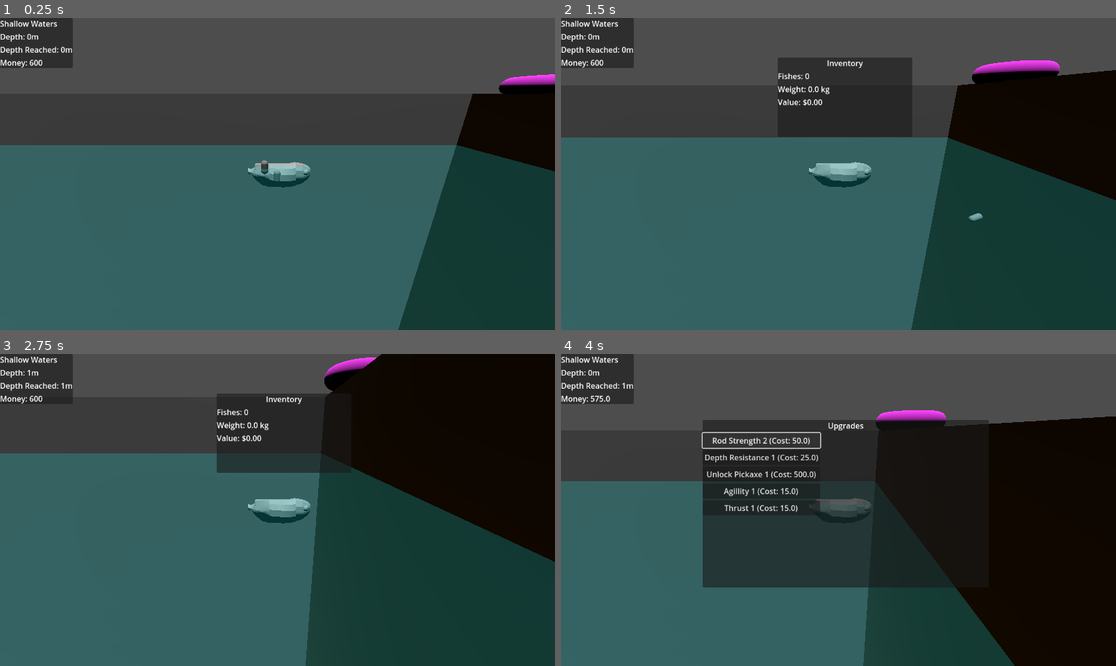
Above: before the commit, frames 1-4 (two rows, left to right).
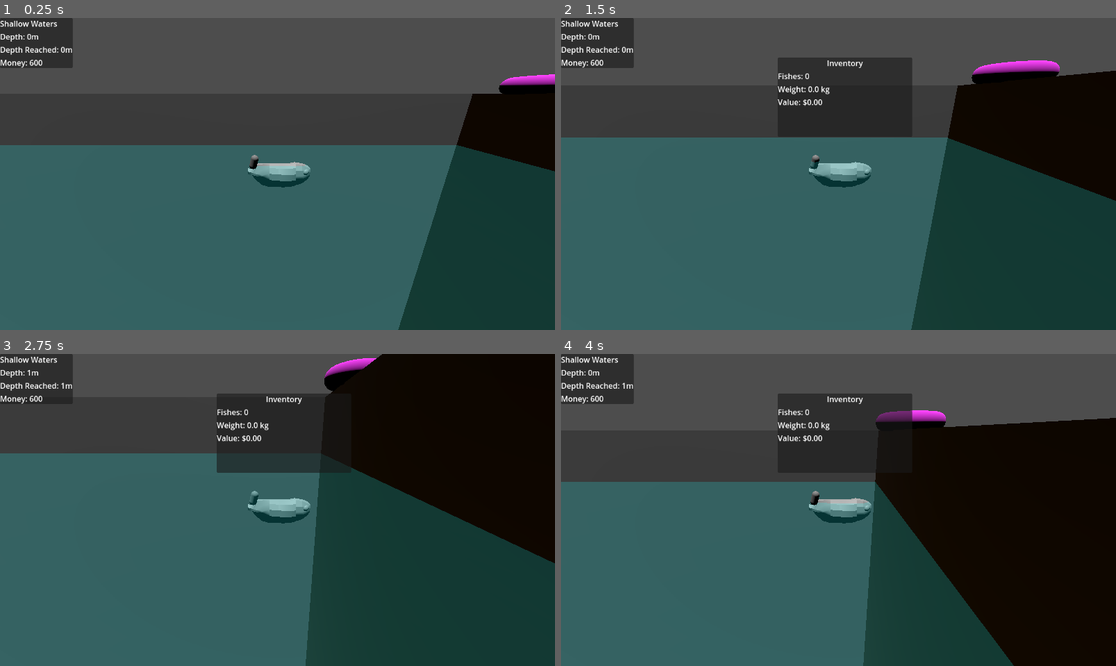
Above: after the commit, the same moments.

Repository: manusfishy/too-fishy
Game: Godot game, scene res://scenes/main_scene.tscn
Same seed, same stepped clock (60 frames per second), same inputs: the game is played once before the commit and once after it.
Inputs (mouse positions are in pixels of both pictures, inside the frame that each line leads up to):
- Up to frame 1 (0.25 s): no input
- Up to frame 2 (1.5 s): tap Enter at 0.5 s; move the mouse to (960, 158) at 0.52 s; press the mouse at (960, 158) at 0.53 s; hold Right (move_right) 0.53-1.28 s; move the mouse to (727, 189) at 1.27 s; release the mouse at (727, 189) at 1.28 s; hold Down (move_down) from 1.28 s (still down); tap Tab (inv_toggle) at 1.35 s
- Up to frame 3 (2.75 s): click (166, 525) at 1.55 s; move the mouse to (333, 441) at 2.02 s; release Down (move_down) at 2.03 s; press the mouse at (333, 441) at 2.03 s; hold Right (move_right) from 2.03 s (still down)
- Up to frame 4 (4 s): move the mouse to (810, 572) at 2.77 s; release Right (move_right) at 2.78 s; release the mouse at (810, 572) at 2.78 s; hold Up (move_up) 2.78-3.5 s; click (810, 572) at 2.85 s; click (760, 441) at 3.5 s, where only the run before the commit has a clickable "Rod Strength 1 (Cost: 25.0)"

The runs differ from the first frame. In frame 1, 0.1% of the frame differs, in the area x 44-51%, y 43-53%; in frame 2, 0.2%; in frame 3, 0.2%; in frame 4, 15%, in the area x 0-100%, y 12-100%.

Commit message:
trying to make hook

Diff:
--- /dev/null
+++ b/scenes/hook_pivot.tscn
@@ -0,0 +1,3 @@
+[gd_scene format=3 uid="uid://c7ns2pm1vqca"]
+
+[node name="hookPivot" type="Node3D"]
--- a/scenes/player.tscn
+++ b/scenes/player.tscn
@@ -27,32 +27,23 @@
 [node name="Camera3D" type="Camera3D" parent="."]
 transform = Transform3D(1, 0, 0, 0, 0.935049, 0.35452, 0, -0.35452, 0.935049, 0, 2.39688, 5.76341)
 
-[node name="hook" type="RigidBody3D" parent="."]
-transform = Transform3D(1, 0, 0, 0, 1, 0, 0, 0, 1, -0.366111, 0.684915, 0.292612)
-physics_material_override = SubResource("PhysicsMaterial_qhqgy")
-script = ExtResource("2_g2els")
-
-[node name="hook mesh" type="MeshInstance3D" parent="hook"]
-transform = Transform3D(0.2, 0, 0, 0, 0.2, 0, 0, 0, 0.2, 0, -0.156422, 0)
-mesh = SubResource("CapsuleMesh_dqkch")
-skeleton = NodePath("../..")
-
-[node name="CollisionShape3D" type="CollisionShape3D" parent="hook"]
-transform = Transform3D(0.2, 0, 0, 0, 0.2, 0, 0, 0, 0.2, 0, 0, 0)
-shape = SubResource("CylinderShape3D_qlg0r")
-
-[node name="rope" type="RigidBody3D" parent="."]
-transform = Transform3D(1, 0, 0, 0, 1, 0, 0, 0, 1, -0.366111, 0.684915, 0.292612)
-physics_material_override = SubResource("PhysicsMaterial_qhqgy")
-
-[node name="rope" type="MeshInstance3D" parent="rope"]
-transform = Transform3D(0.2, 0, 0, 0, 0.2, 0, 0, 0, 0.2, 0.350942, -0.156422, 0)
-mesh = SubResource("CapsuleMesh_dqkch")
-skeleton = NodePath("../..")
-
 [node name="Pivot" type="Node3D" parent="."]
 transform = Transform3D(20, 0, 0, 0, 20, 0, 0, 0, 20, 0, 0.155944, 0)
 
 [node name="submarine" parent="Pivot" instance=ExtResource("2_qhqgy")]
 
+[node name="hook" type="RigidBody3D" parent="."]
+transform = Transform3D(-0.968605, 0.248605, 0, -0.248605, -0.968605, 0, 0, 0, 1, -0.621571, 0.645113, 0.645601)
+physics_material_override = SubResource("PhysicsMaterial_dqkch")
+script = ExtResource("2_g2els")
+
+[node name="hook mesh" type="MeshInstance3D" parent="hook"]
+transform = Transform3D(0.170834, 0.0974581, -0.0362987, -0.0890701, 0.173146, 0.0456837, 0.0536861, -0.022856, 0.191299, -0.0268681, -0.125002, -0.0539815)
+mesh = SubResource("CapsuleMesh_qlg0r")
+skeleton = NodePath("../..")
+
+[node name="CollisionShape3D" type="CollisionShape3D" parent="hook"]
+transform = Transform3D(0.170322, 0.104836, 0, -0.104836, 0.170322, 0, 0, 0, 0.2, -0.0592441, -0.162764, -0.0526057)
+shape = SubResource("CylinderShape3D_tuyoq")
+
 [connection signal="body_entered" from="hook" to="hook" method="_on_body_entered"]
--- a/scripts/hook.gd
+++ b/scripts/hook.gd
@@ -1,9 +1,41 @@
 extends RigidBody3D
 
+# Rotation sensitivity (only for y-axis now)
+@export var rotation_sensitivity: float = 0.11
+var is_hooked: bool = false
+
+func _ready():
+	# Disable physics initially
+	freeze = true
+	# Disable gravity
+	gravity_scale = 0.0
+	print("Parent is: ", get_parent().name)
+
+func _input(event):
+	if event is InputEventMouseButton:
+		var rotation_amount = 0
+		if event.button_index == MOUSE_BUTTON_WHEEL_UP:
+			print("Scrolled Up")
+			rotation_amount = rotation_sensitivity
+		elif event.button_index == MOUSE_BUTTON_WHEEL_DOWN:
+			print("Scrolled Down")
+			rotation_amount = -rotation_sensitivity
+
+		if rotation_amount != 0:
+			rotate_z(rotation_amount)
+
+func launch():
+	# Enable physics when launched
+	freeze = false
+	gravity_scale = 1.0  # Re-enable gravity for launching
+	is_hooked = false
+
 func _on_body_entered(body):
-	if body != get_parent(): # Ignore player collision
-		# Stop the hook (e.g., stick to surface)
-		linear_velocity = Vector3.ZERO
-		angular_velocity = Vector3.ZERO
+	print("Hook hit: ", body.name)
+	if body == get_parent().get_parent(): # When hitting player
+		$CollisionShape3D.disabled = true
 		freeze = true
-		print("Hook hit: ", body.name)
+		# Reparent to maintain position
+		var new_parent = get_parent().get_node("Pivot")
+		reparent(new_parent)
+		global_transform = new_parent.global_transform
--- a/scripts/player.gd
+++ b/scripts/player.gd
@@ -2,7 +2,7 @@
 
 @export var speed_vertical = 1.0
 @export var speed_horizontal = 3.0
-@onready var hook = $hook
+
 @onready var camera = $Camera3D
 var throw_strength = 15.0 # Adjust for distance
 var is_holding_hook = true
@@ -11,17 +11,9 @@
 @export var inventory: Inv
 
 
-@onready var rope = $rope # A MeshInstance3D with CylinderMesh
-var is_hook_thrown = false
+func _ready():
+	print("player ready")
 
-func _ready():
-	# Ensure hook starts as a child of the player
-	hook.freeze = true # Prevents physics until thrown
-
-func _input(event):
-	if event.is_action_pressed("throw"): # Bind "throw" to a key (e.g., left mouse)
-		if is_holding_hook:
-			throw_hook()
 
 func _physics_process(_delta: float) -> void:
 	var direction = Vector3.ZERO
@@ -53,28 +45,3 @@
 
 	velocity = target_velocity
 	move_and_slide()
-
-func _process(_delta):
-	if is_hook_thrown:
-		var start = global_transform.origin
-		var end = hook.global_transform.origin
-		var distance = start.distance_to(end)
-		rope.scale.y = distance # Stretch cylinder
-		rope.global_transform.origin = (start + end) / 2 # Center it
-		rope.look_at(end, Vector3.UP) # Orient toward hook
-	if position.y >= 0 && position.x > -4:
-		GameState.isDocked = true
-	else:
-		GameState.isDocked = false
-
-func throw_hook():
-	# Detach hook from player
-	hook.reparent(get_tree().root.get_child(0)) # Move to world root
-	hook.freeze = false # Enable physics
-	is_holding_hook = false
-
-	# Calculate throw direction (forward from camera)
-	var throw_direction = camera.global_transform.basis.x.normalized()
-
-	# Apply impulse to throw the hook
-	hook.apply_central_impulse(throw_direction * throw_strength)
Not shown: 1 places in scenes/player.tscn that only renumber resources
